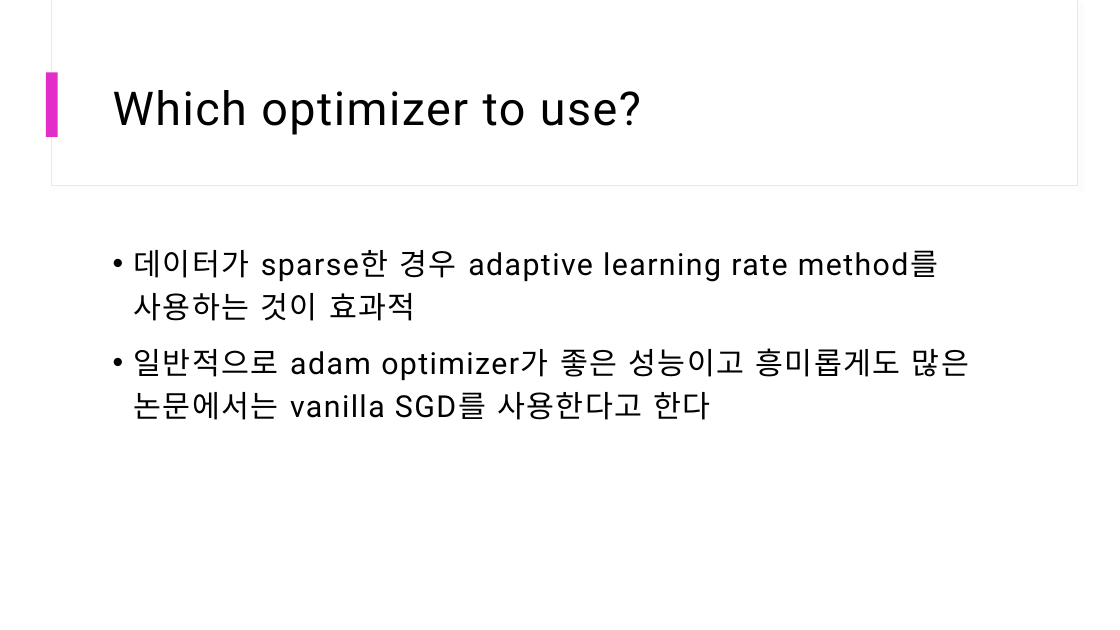
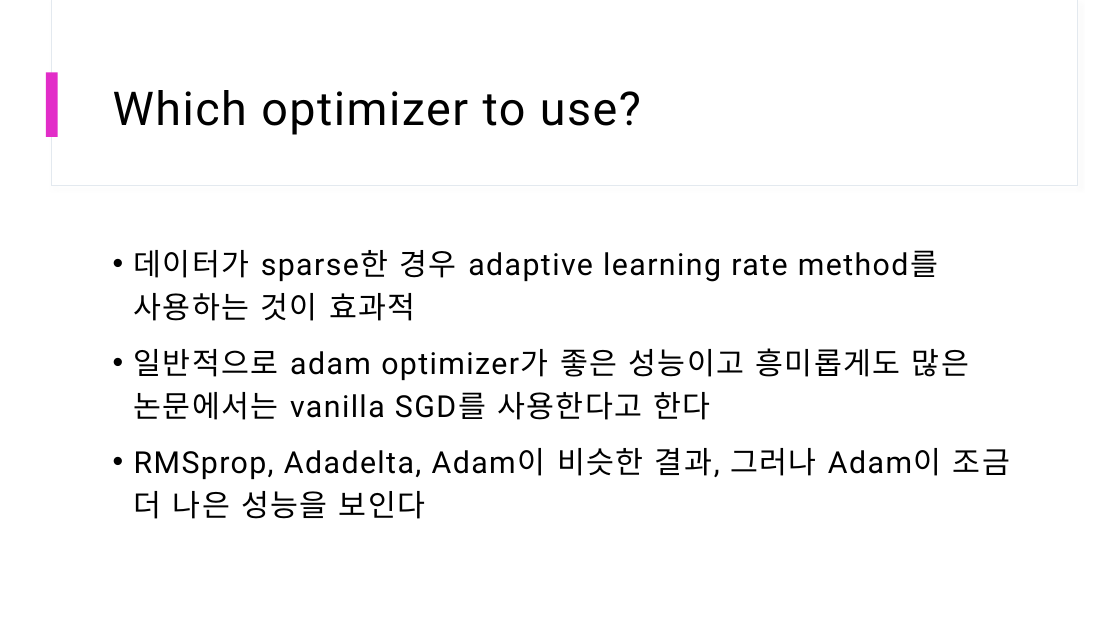
Before and after one commit to morateng/Paper-review, a slide deck: slide 18 of An overview of gradient descent optimization algorithms.pptx. Drawn at 1120x630 pixels with LibreOffice and Linux fonts; fonts in the diff are those of the drawing. Boxes give left, top, right and bottom in pixels: in the first picture for what was removed or moved away, otherwise in the second. Text is boxed around its words. In the diff, an @@ line names an element or a change of style, - is before the commit and + after.

```diff
--- a/An overview of gradient descent optimization algorithms.pptx
+++ b/An overview of gradient descent optimization algorithms.pptx
@@ text at box(134, 448, 1010, 519): paragraph added @@
+• RMSprop, Adadelta, Adam이 비슷한 결과, 그러나 Adam이 조금 더 나은 성능을 보인다
```
